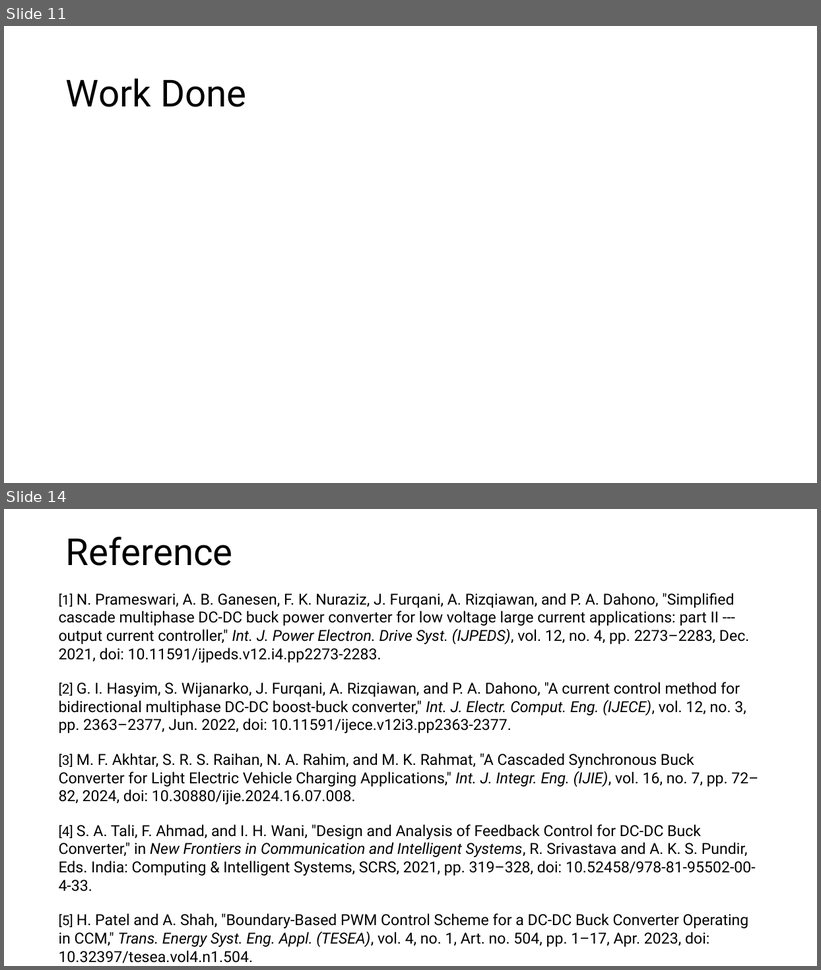
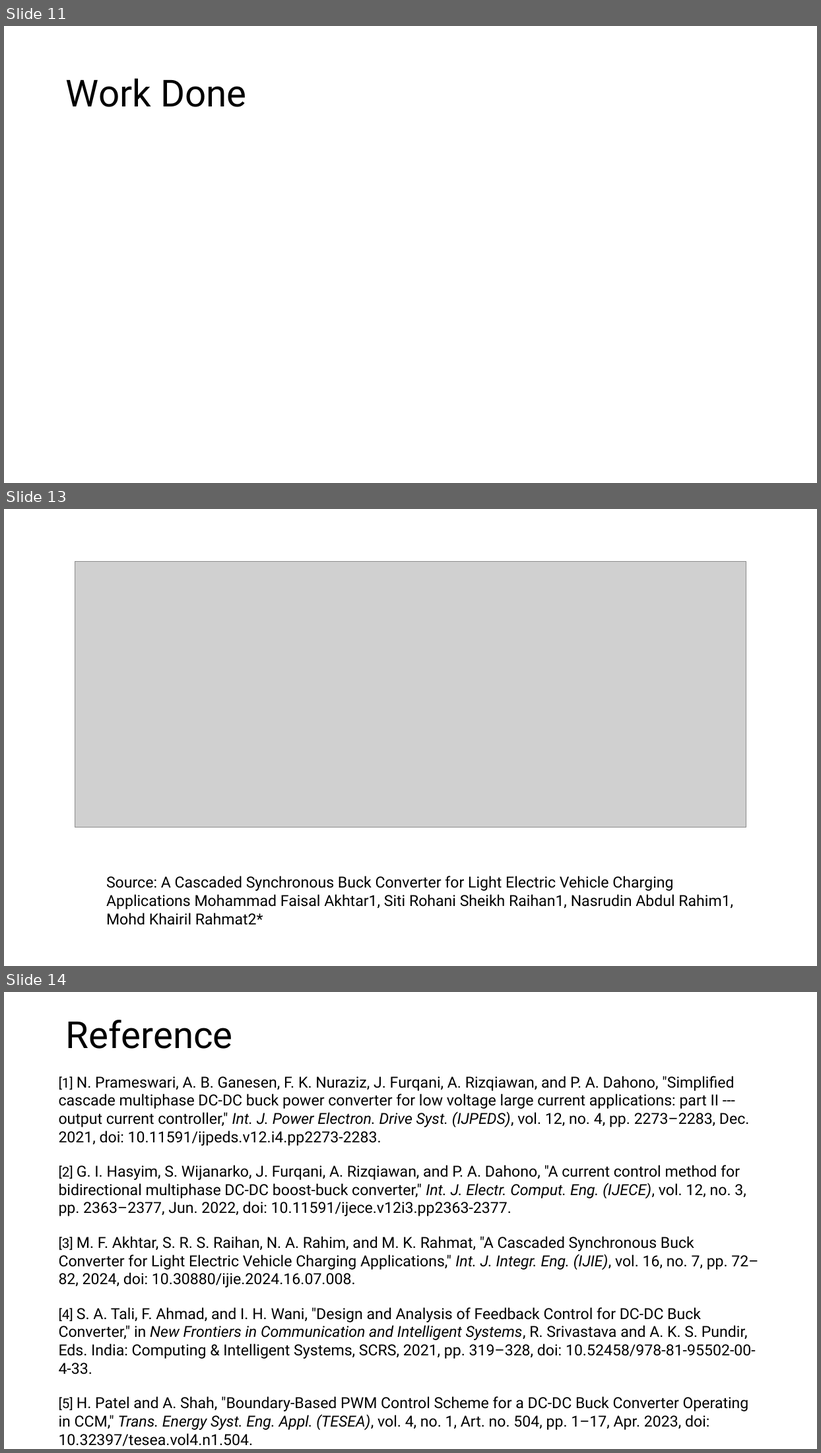
Before and after one commit to Hitesh070/cascade-dual-loop-buck-converter, a slide deck: Documentaion/Cascade (Dual-Loop) Voltage-Current Control of a Buck Converter.pptx. Shown one above the other, each under a label of ours: slides 11 and 14 before the commit, slides 11, 13 and 14 after it; the slides between them are not shown. The pictures are 821x970 and 821x1453 pixels, drawn with LibreOffice and Linux fonts; fonts in the diff are those of the drawing; grey boxes stand for pictures. Boxes give left, top, right and bottom in pixels: in the first picture for what was removed or moved away, otherwise in the second. Text is boxed around its words. In the diff, an @@ line names an element or a change of style, - is before the commit and + after.

```diff
--- a/Documentaion/Cascade (Dual-Loop) Voltage-Current Control of a Buck Converter.pptx
+++ b/Documentaion/Cascade (Dual-Loop) Voltage-Current Control of a Buck Converter.pptx
@@ slide 13 added at (4, 509, 817, 966), background #FFFFFF @@
@@ picture added at (75, 561, 746, 828) @@
@@ text added at (106, 876, 733, 925), 18 pt, text #000000 @@
+Source: A Cascaded Synchronous Buck Converter for Light Electric Vehicle Charging Applications Mohammad Faisal Akhtar1, Siti Rohani Sheikh Raihan1, Nasrudin Abdul Rahim1, Mohd Khairil Rahmat2*
```
Also in this commit, not shown: 1 other slide added, 2 slides removed, 6 other files.
